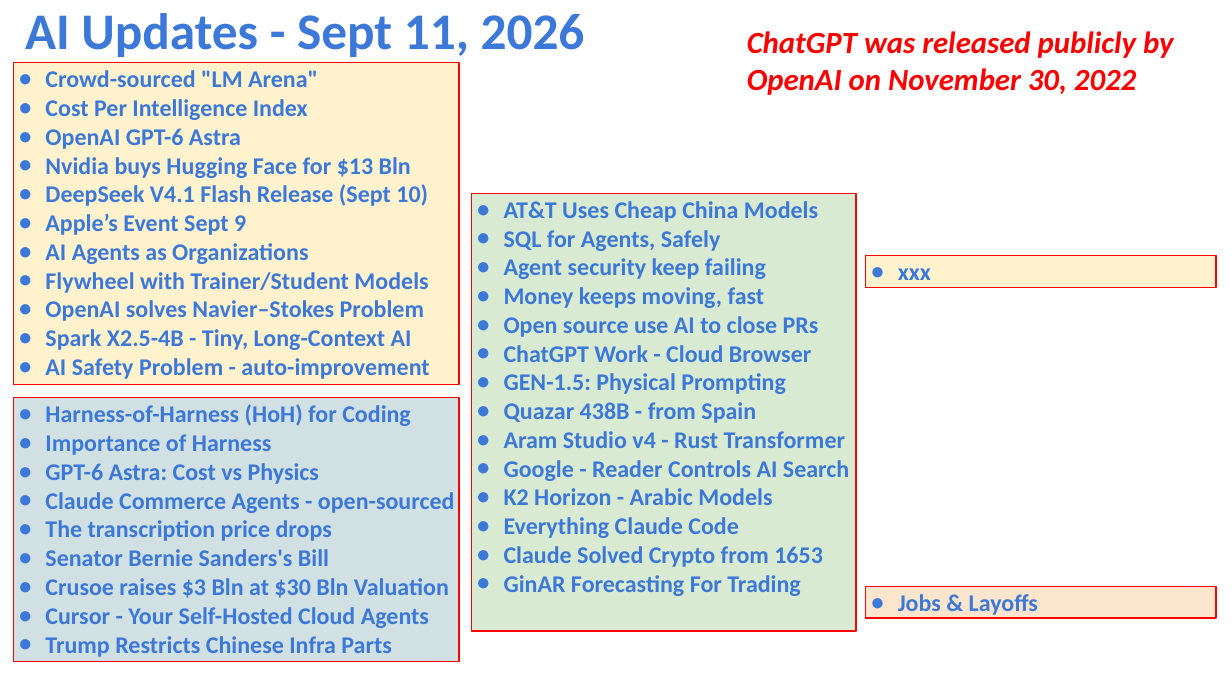
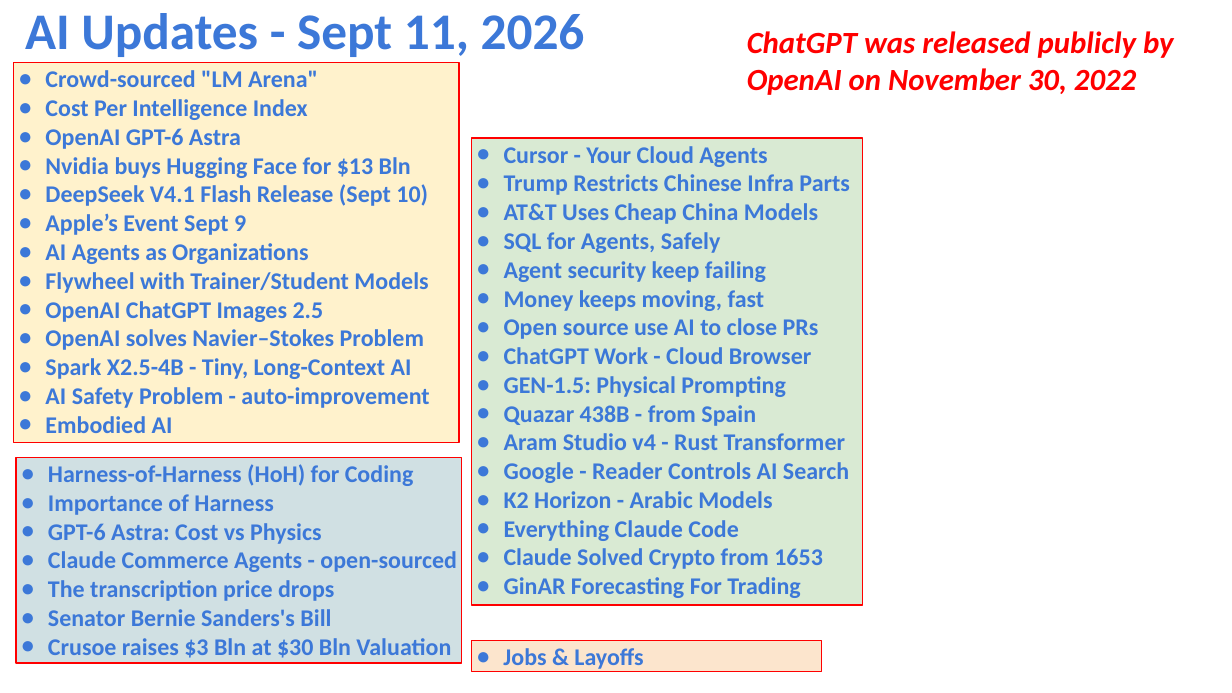
Before and after one commit to lselector/seminar, a slide deck: slide 1 of 2026/2026-09-11-AI-Updates.pptx. Drawn at 1232x693 pixels with LibreOffice and Linux fonts; fonts in the diff are those of the drawing. Boxes give left, top, right and bottom in pixels: in the first picture for what was removed or moved away, otherwise in the second. Text is boxed around its words. In the diff, an @@ line names an element or a change of style, - is before the commit and + after.

```diff
--- a/2026/2026-09-11-AI-Updates.pptx
+++ b/2026/2026-09-11-AI-Updates.pptx
@@ rectangle "Crowd-sourced "LM Arena"": place and size @@
-rectangle "Crowd-sourced "LM Arena"" at [14,63,460,384]
+rectangle "Crowd-sourced "LM Arena"" at [14,63,460,442]
@@ rectangle "Cursor - Your Cloud Agents": place and size @@
-rectangle "Cursor - Your Cloud Agents" at [472,193,856,632]
+rectangle "Cursor - Your Cloud Agents" at [472,138,862,605]
@@ text in rectangle at [504,146,849,195]: paragraphs added @@
+● Cursor - Your Cloud Agents
+● Trump Restricts Chinese Infra Parts
@@ rectangle removed at [866,256,1216,288] @@
-● xxx
@@ text in rectangle at [45,301,324,322]: paragraph added @@
+● OpenAI ChatGPT Images 2.5
@@ text in rectangle at [45,416,173,433]: paragraph added @@
+● Embodied AI
@@ rectangle "Harness-of-Harness (HoH) for Coding": place and size @@
-rectangle "Harness-of-Harness (HoH) for Coding" at [14,398,460,662]
+rectangle "Harness-of-Harness (HoH) for Coding" at [16,457,462,663]
@@ text in rectangle at [45,607,429,657]: paragraphs removed @@
-● Cursor - Your Self-Hosted Cloud Agents
-● Trump Restricts Chinese Infra Parts
@@ rectangle "Jobs & Layoffs": place and size @@
-rectangle "Jobs & Layoffs" at [866,586,1216,618]
+rectangle "Jobs & Layoffs" at [472,641,822,673]
```
Also in this commit, not shown: 1 other slide changed, 1 slide added.
